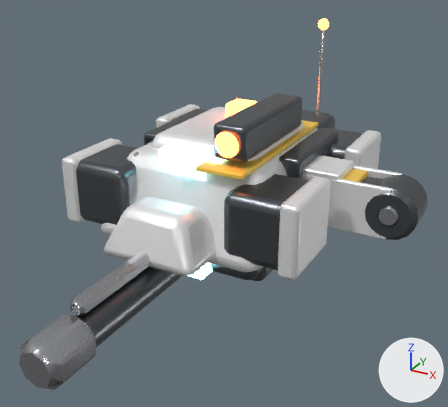
A saved change to the glTF model public/assets/models/robots/titan/rifle.glb.
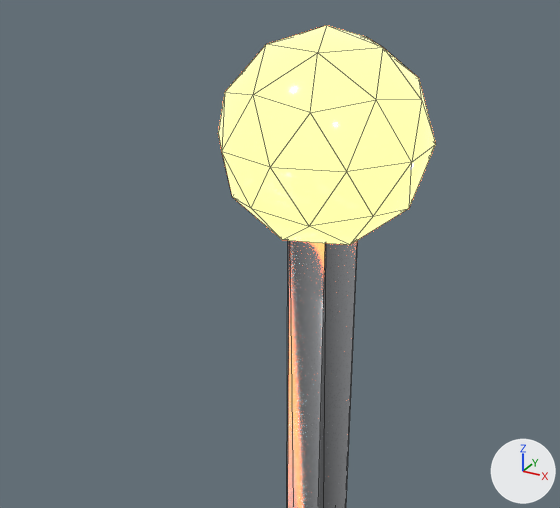
Each version is shown whole from a camera (50 mm lens) standing at (0.633, -1.185, 0.515) and looking at (0.079, -0.178, 0.012), then close up from a camera (50 mm lens) standing at (0.142, 0.192, 0.336) and looking at (0.098, 0.272, 0.297). The axes (+X, +Y, +Z) are drawn at lower right. The lights are the same throughout. The older version's two pictures come first. The close-ups show mesh edges as thin lines. Vertices at exactly the same position are counted once.

In view in the first close-up: 'Hull'.
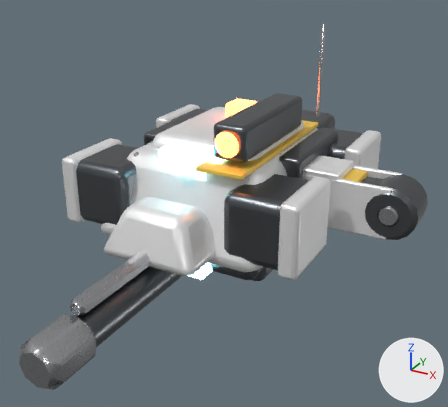
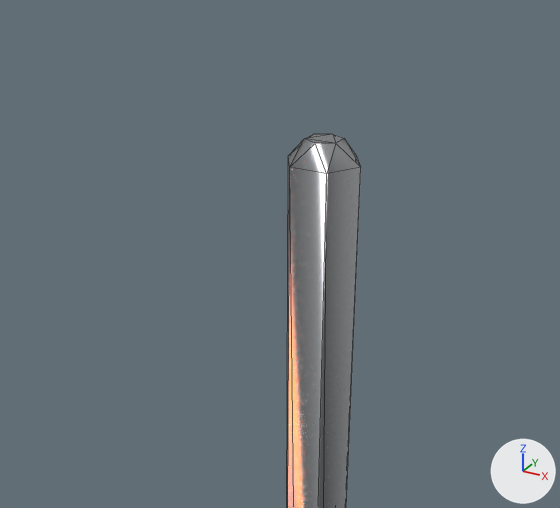
Pixel boxes (x1, y1, x2, y2) of what changed, in the close-ups (560 x 508 px):
'Hull', reshaped
    before: (218, 25, 436, 508)
    after: (287, 134, 361, 508)
part 1 of me_hull, deleted
    before: (218, 25, 436, 245)

The change, as a diff of the scene's bpy script:
```diff
--- a/public/assets/models/robots/titan/rifle.glb.py
+++ b/public/assets/models/robots/titan/rifle.glb.py
@@ me_hull @@
 # used by ob_hull; location = (0.0, 0.0, 0.0)
-me_hull.from_pydata(...)  # 1490 vertices, 2860 faces; spans x -0.274..0.274, y -0.353..0.35, z -0.18..0.324
+me_hull.from_pydata(...)  # 1448 vertices, 2780 faces; spans x -0.274..0.274, y -0.353..0.35, z -0.18..0.31
+# me_hull part 1: the loose piece of 42 vertices spanning x 0.087..0.113, y 0.266..0.294, z 0.296..0.324 is deleted
 me_hull.materials.append(mat_teampaint)
```
